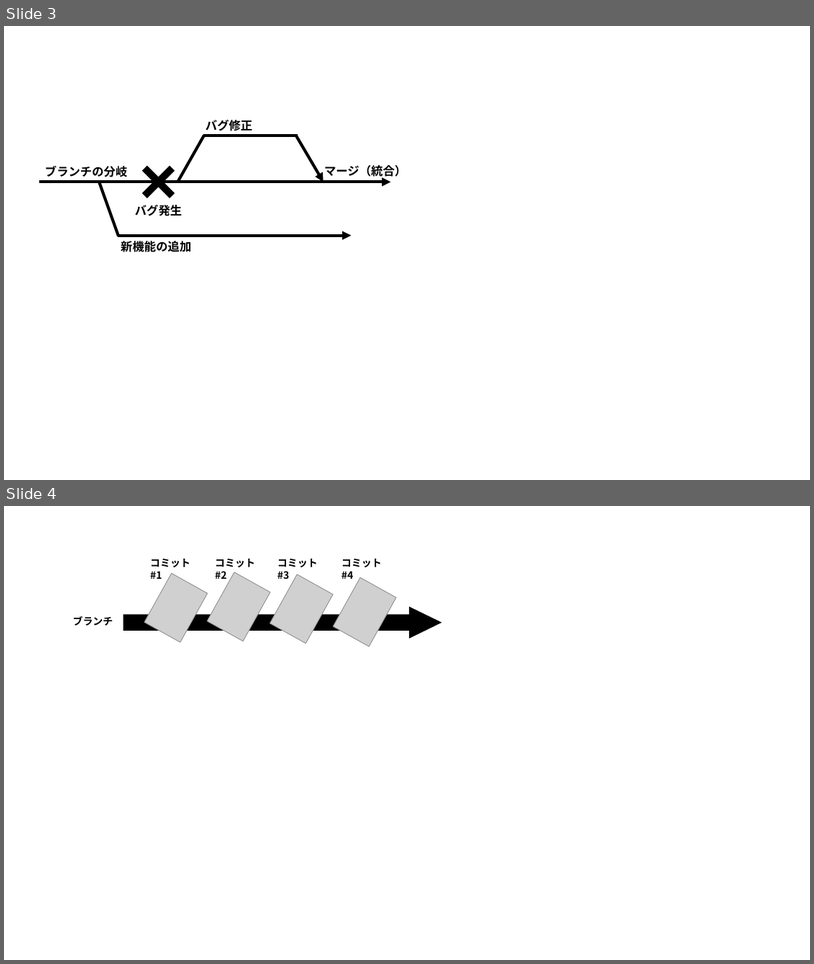
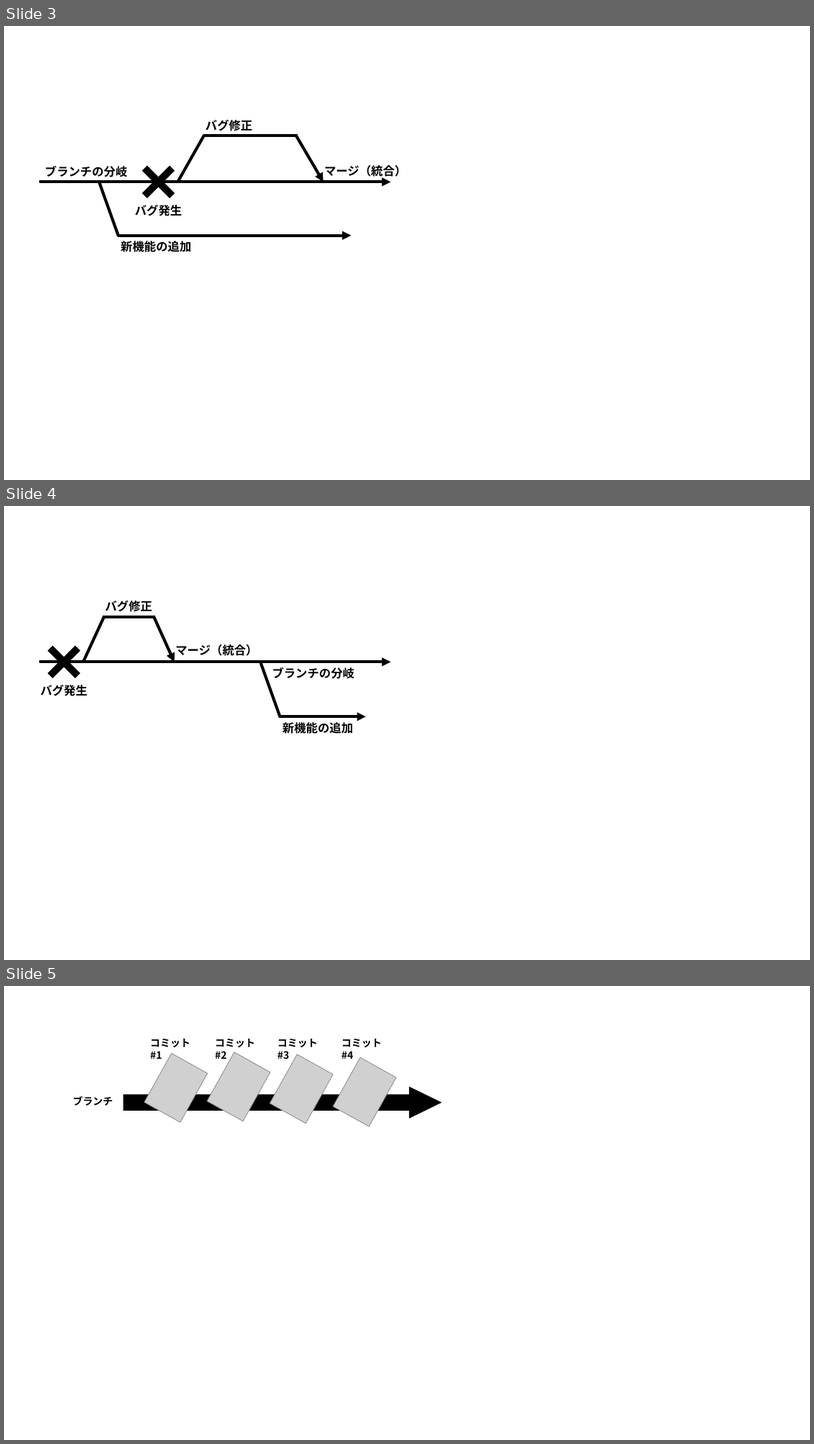
Before and after one commit to lithion/monthly, a slide deck: 1_tex_edit/月例 図/git図素材.pptx. Shown one above the other, each under a label of ours: slides 3 and 4 before the commit, slides 3, 4 and 5 after it. The pictures are 814x964 and 814x1444 pixels, drawn with LibreOffice and Linux fonts; fonts in the diff are those of the drawing; grey boxes stand for pictures. Boxes give left, top, right and bottom in pixels: in the first picture for what was removed or moved away, otherwise in the second. Text is boxed around its words. In the diff, an @@ line names an element or a change of style, - is before the commit and + after.

```diff
--- a/1_tex_edit/月例 図/git図素材.pptx
+++ b/1_tex_edit/月例 図/git図素材.pptx
@@ slide 4 added at (4,506,810,960), background #FFFFFF @@
@@ text added at (106,600,152,612), 14 pt, text #000000, bold @@
+バグ修正
@@ plus added at (37,635,91,689), fill #000000, outline #000000 1 pt @@
@@ line added from (83, 662) to (104, 615), #000000 3.5 pt @@
@@ line added from (103, 617) to (154, 617), #000000 3.5 pt @@
@@ arrow added from (154, 616) to (175, 662), #000000 3.5 pt @@
@@ text added at (175,644,257,656), 14 pt, text #000000, bold @@
+マージ（統合）
@@ arrow added from (39, 662) to (391, 662), #000000 3.5 pt @@
@@ line added from (280, 717) to (261, 663), #000000 3.5 pt @@
@@ text added at (273,667,355,679), 14 pt, text #000000, bold @@
+ブランチの分岐
@@ text added at (41,685,88,696), 14 pt, text #000000, bold @@
+バグ発生
@@ arrow added from (279, 716) to (366, 716), #000000 3.5 pt @@
@@ text added at (283,722,353,734), 14 pt, text #000000, bold @@
+新機能の追加
@@ what was slide 4 is now slide 5 @@
```
Also in this commit, not shown: 1 other slide added, 10 other files.
